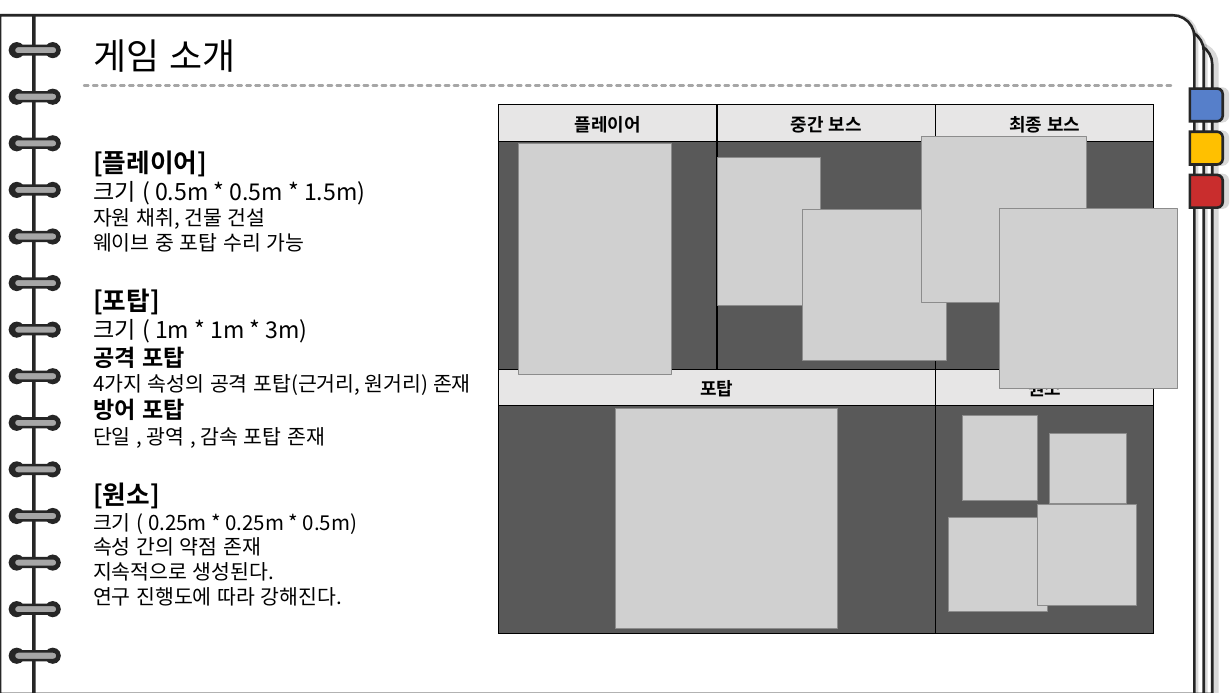
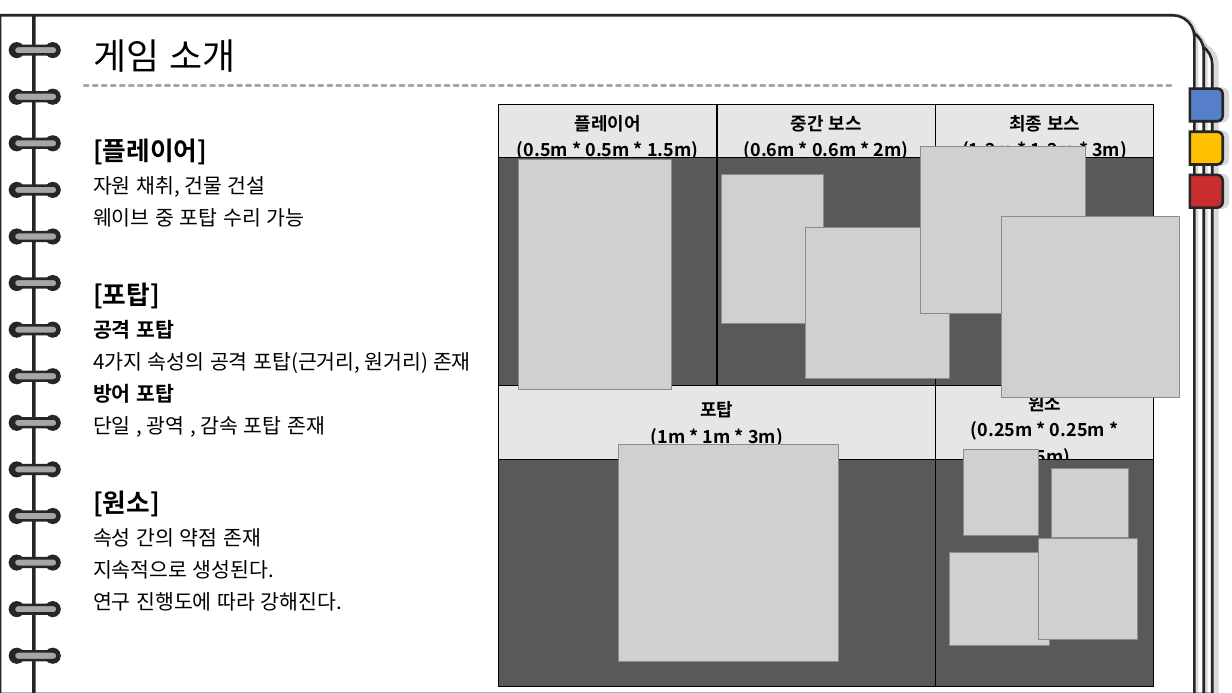
Before and after one commit to TUK-final-graduation-project/GraduationProject, a slide deck: slide 8 of Documents/제안서-수정본.pptx. Drawn at 1232x693 pixels with LibreOffice and Linux fonts; fonts in the diff are those of the drawing; grey boxes stand for pictures. Boxes give left, top, right and bottom in pixels: in the first picture for what was removed or moved away, otherwise in the second. Text is boxed around its words. In the diff, an @@ line names an element or a change of style, - is before the commit and + after.

```diff
--- a/Documents/제안서-수정본.pptx
+++ b/Documents/제안서-수정본.pptx
@@ table at (499,105,1153,665) @@
-row 1: 플레이어 | 중간 보스 | 최종 보스
+row 1: 플레이어 / (0.5m * 0.5m * 1.5m) | 중간 보스 / (0.6m * 0.6m * 2m) | 최종 보스 / (1.2m * 1.2m * 3m)
-row 3, column 1: 포탑
+row 3, column 1: 포탑 / (1m * 1m * 3m)
-row 3, column 3: 원소
+row 3, column 3: 원소 / (0.25m * 0.25m * 0.5m)
@@ text "[플레이어]": place and size @@
-text "[플레이어]" at (93,150,471,606)
+text "[플레이어]" at (93,138,471,611)
@@ text "[플레이어]" at (93,138,471,611): size 18 to 16 pt in "공격 포탑", "방어 포탑"; line spacing 1 to 1.3 @@
@@ picture: place and size @@
-picture at (922,136,1087,303)
+picture at (921,146,1085,313)
@@ text at (93,176,365,205): paragraph removed @@
-크기 ( 0.5m * 0.5m * 1.5m)
@@ picture: place and size @@
-picture at (518,144,671,374)
+picture at (518,159,671,389)
@@ picture: place and size @@
-picture at (718,157,821,305)
+picture at (721,175,823,323)
@@ picture: place and size @@
-picture at (803,210,947,360)
+picture at (806,227,950,378)
@@ picture: place and size @@
-picture at (1000,209,1178,389)
+picture at (1002,217,1180,397)
@@ text at (93,319,308,343): paragraph removed @@
-크기 ( 1m * 1m * 3m)
@@ picture: place and size @@
-picture at (616,409,838,628)
+picture at (619,445,839,662)
@@ text at (93,513,357,534): paragraph removed @@
-크기 ( 0.25m * 0.25m * 0.5m)
@@ 4 pictures: place and size @@
-4 pictures at (948,415,1136,611)
+4 pictures at (950,449,1138,645)
```
Also in this commit, not shown: 13 other slides changed, 6 slides added, 8 slides removed.
